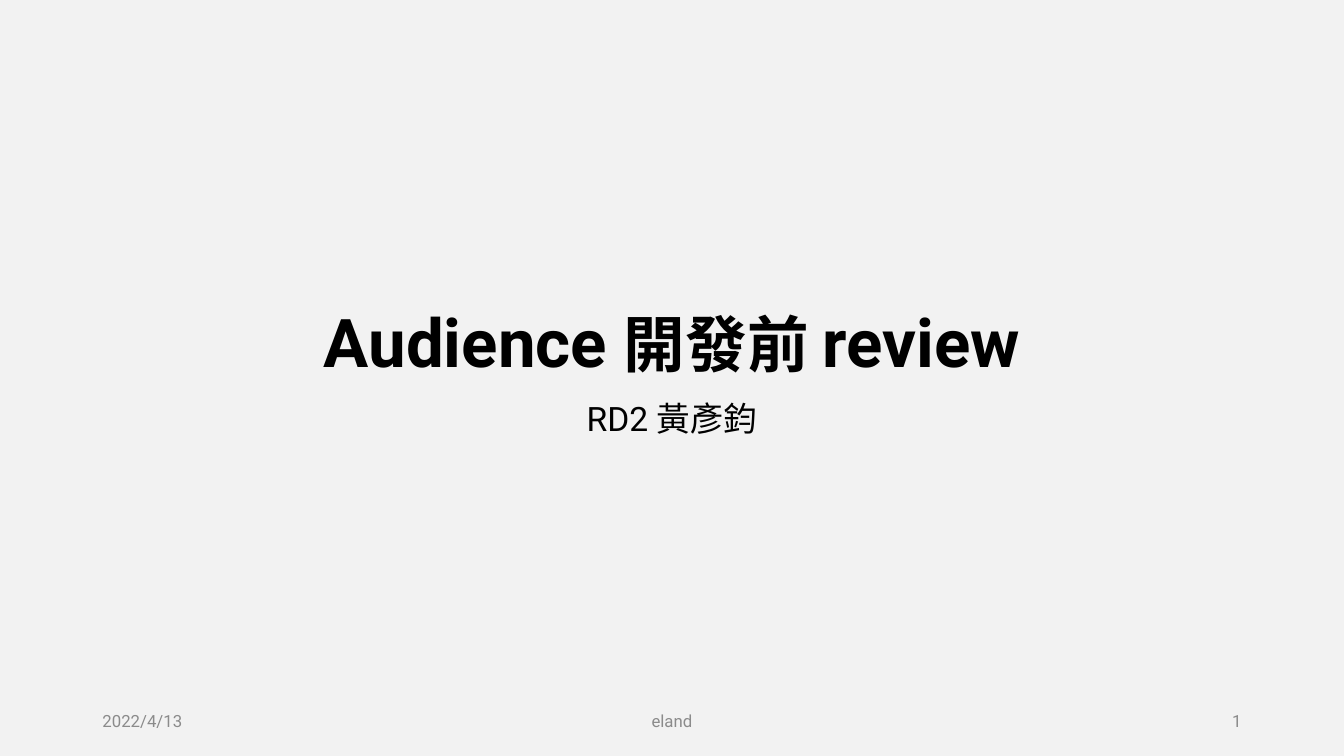
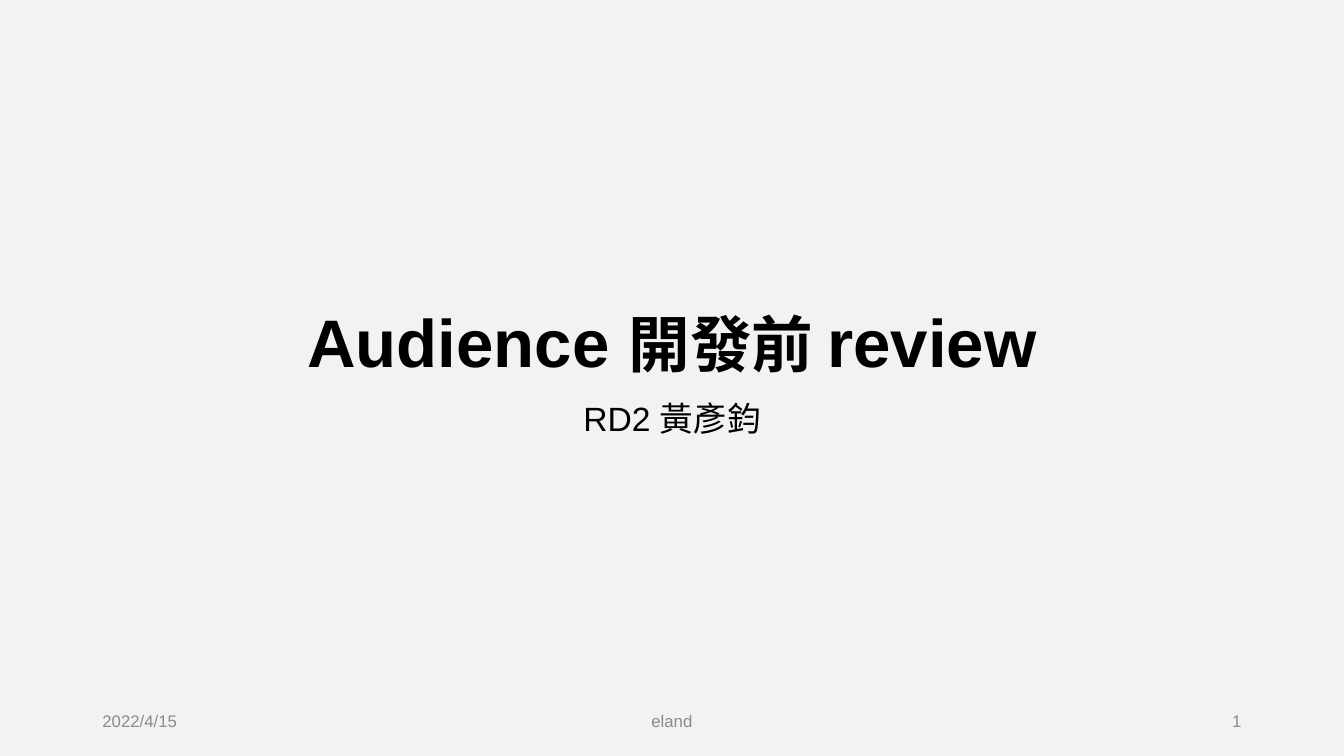
Before and after one commit to ychuang789/labelapi, a slide deck: slide 1 of Audience 開發前 review.pptx. Drawn at 1344x756 pixels with LibreOffice and Linux fonts; fonts in the diff are those of the drawing. Boxes give left, top, right and bottom in pixels: in the first picture for what was removed or moved away, otherwise in the second. Text is boxed around its words. In the diff, an @@ line names an element or a change of style, - is before the commit and + after.

```diff
--- a/Audience 開發前 review.pptx
+++ b/Audience 開發前 review.pptx
@@ text at (x1=102, y1=715, x2=177, y2=727): text changed; font Roboto to Arial @@
-2022/4/13
+2022/4/15
@@ font Roboto to Arial in 4 elements at (x1=307, y1=314, x2=1036, y2=373), (x1=583, y1=402, x2=761, y2=434), (x1=651, y1=715, x2=692, y2=727), (x1=1232, y1=715, x2=1241, y2=727) @@
```
Also in this commit, not shown: 10 other slides changed, 1 slide added, 9 other files.
